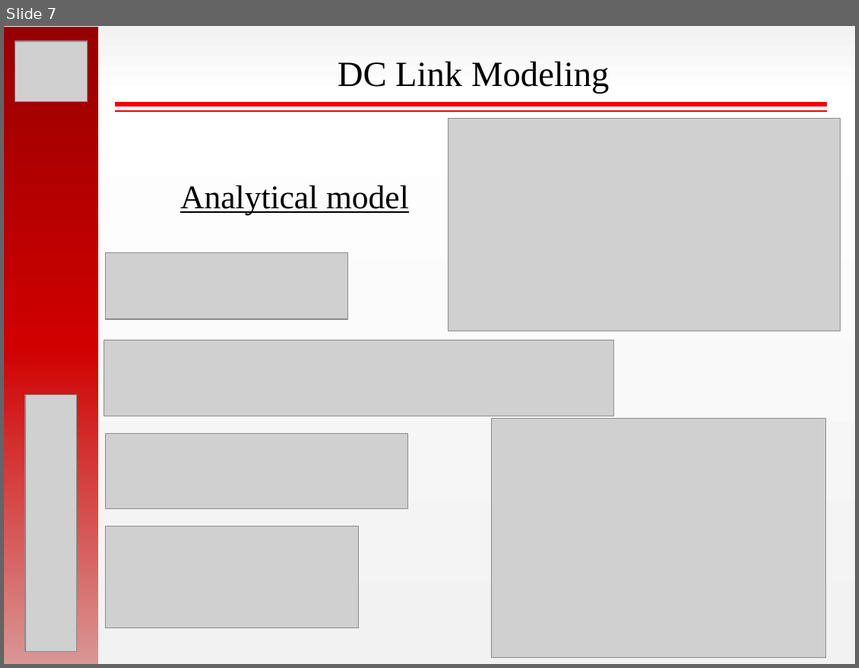
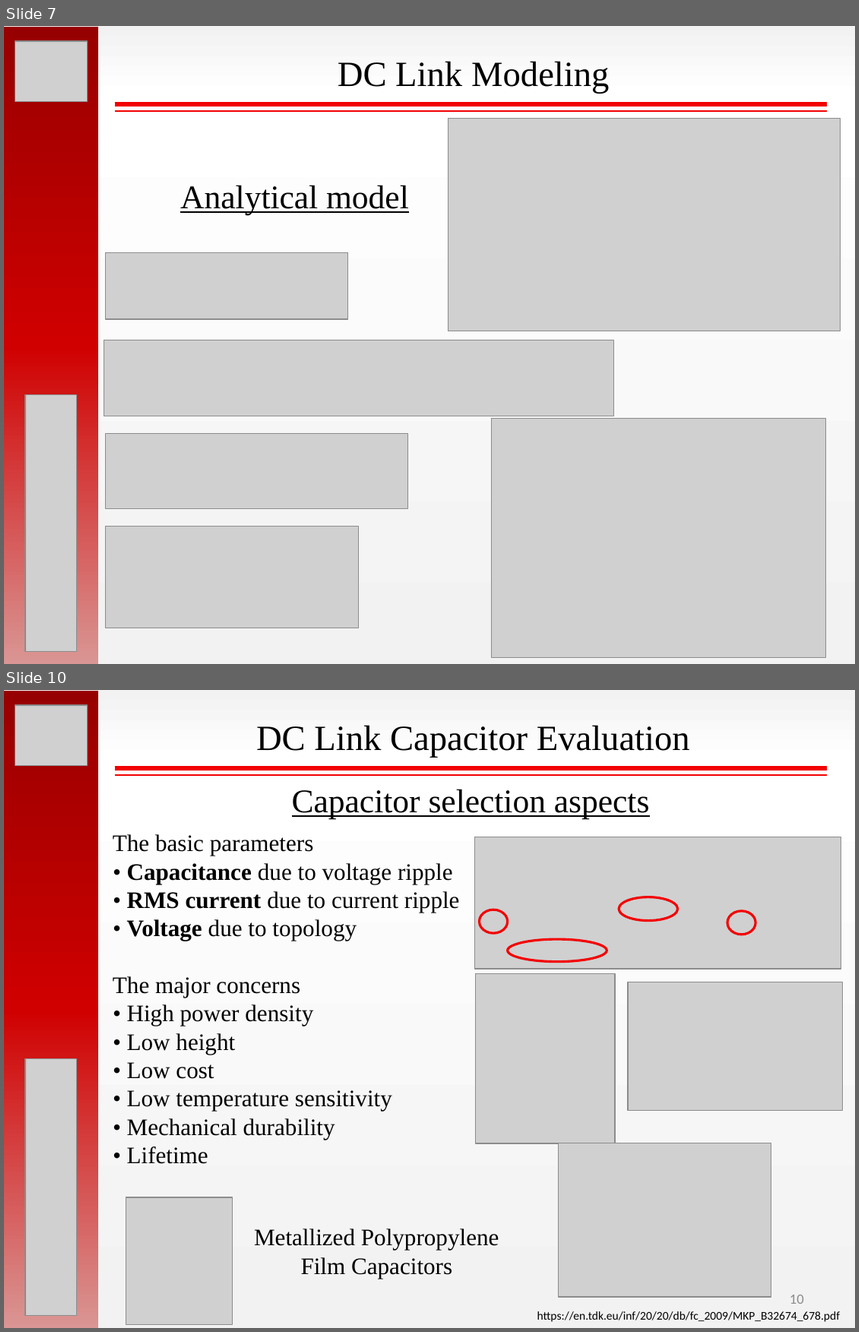
Before and after one commit to hakanpolat/IMMD, a slide deck: ISIE 2017/sunum/ISIE2017_OralPres_Mesut_Uğur.pptx. Shown one above the other, each under a label of ours: slide 7 before the commit, slides 7 and 10 after it; the slides between them are not shown. The pictures are 859x668 and 859x1332 pixels, drawn with LibreOffice and Linux fonts; fonts in the diff are those of the drawing; grey boxes stand for pictures. Boxes give left, top, right and bottom in pixels: in the first picture for what was removed or moved away, otherwise in the second. Text is boxed around its words. In the diff, an @@ line names an element or a change of style, - is before the commit and + after.

```diff
--- a/ISIE 2017/sunum/ISIE2017_OralPres_Mesut_Uğur.pptx
+++ b/ISIE 2017/sunum/ISIE2017_OralPres_Mesut_Uğur.pptx
@@ slide 10 added at bbox=[4, 690, 855, 1328], background gradient #F2F2F2 to #FFFFFF @@
@@ rectangle added at bbox=[4, 691, 98, 1328], fill gradient #970000 to #D00000 to #D99694 @@
@@ picture added at bbox=[15, 705, 88, 766] @@
@@ text added at bbox=[256, 725, 690, 758], 30 pt, text #000000 @@
+DC Link Capacitor Evaluation
@@ line added from (115, 768) to (827, 768), #F20000 4 pt @@
@@ line added from (115, 775) to (827, 775), #F20000 1.5 pt @@
@@ text added at bbox=[292, 789, 650, 818], 28 pt, text #000000, underline @@
+Capacitor selection aspects
@@ text added at bbox=[113, 834, 460, 1164], 20 pt, text #000000 @@
+The basic parameters
+• Capacitance due to voltage ripple
+• RMS current due to current ripple
+• Voltage due to topology
+The major concerns
+• High power density
+• Low height
+• Low cost
+• Low temperature sensitivity
+• Mechanical durability
+• Lifetime
@@ picture added at bbox=[474, 837, 842, 969] @@
@@ ellipse added at bbox=[479, 910, 507, 933], outline #F20000 2 pt @@
@@ ellipse added at bbox=[619, 897, 677, 921], outline #F20000 2 pt @@
@@ ellipse added at bbox=[728, 911, 756, 935], outline #F20000 2 pt @@
@@ ellipse added at bbox=[508, 939, 607, 961], outline #F20000 2 pt @@
@@ picture added at bbox=[475, 974, 615, 1144] @@
@@ picture added at bbox=[628, 983, 842, 1110] @@
@@ picture added at bbox=[25, 1059, 76, 1315] @@
@@ picture added at bbox=[559, 1144, 772, 1297] @@
@@ picture added at bbox=[126, 1198, 232, 1324] @@
@@ text added at bbox=[254, 1229, 500, 1278], 20 pt, text #000000 @@
+Metallized Polypropylene Film Capacitors
@@ page number added at bbox=[790, 1295, 804, 1304], 12 pt, text #8C8C8C @@
+10
@@ text added at bbox=[538, 1312, 840, 1322], 10 pt, text #000000 @@
+https://en.tdk.eu/inf/20/20/db/fc_2009/MKP_B32674_678.pdf
```
Also in this commit, not shown: 6 slides changed, 2 other slides added, 2 slides removed.
